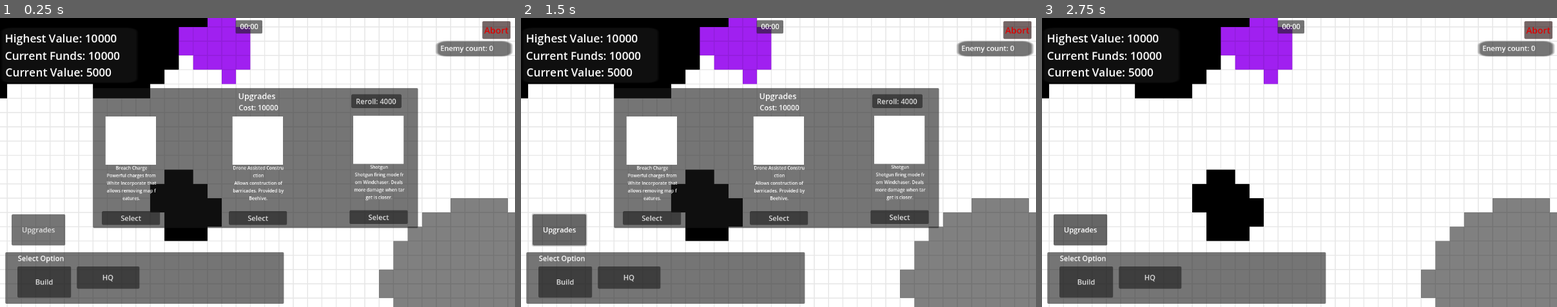
Above: before the commit, frames 1-3 (left to right).
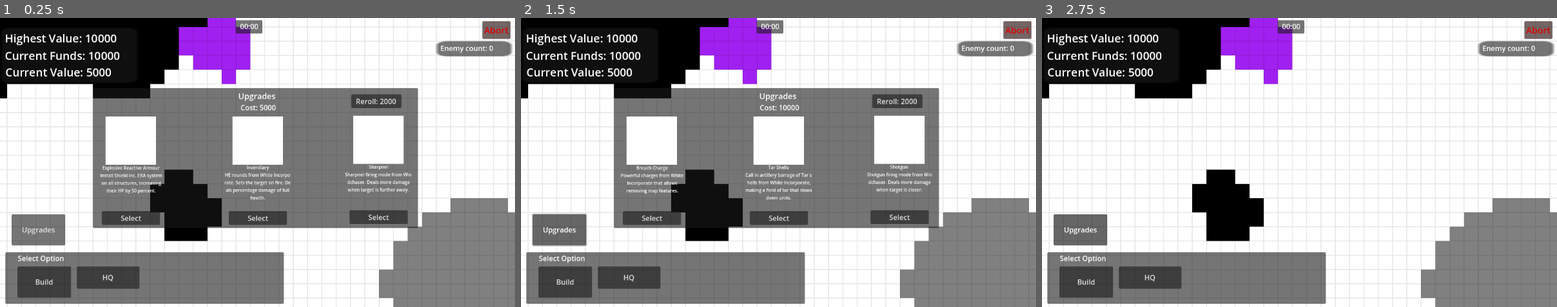
Above: after the commit, the same moments.

Repository: dwlee0802/BusinessTD
Game: Godot game, scene res://Scenes/game.tscn
Same seed, same stepped clock (60 frames per second), same inputs: the game is played once before the commit and once after it.
Inputs:
- Up to frame 1 (0.25 s): no input
- Up to frame 2 (1.5 s): click "Select" at 0.5 s; click "Upgrades" at 1.25 s
- Up to frame 3 (2.75 s): click "Select" at 2 s

The runs differ from the first frame. In frame 1, 1.2% of the frame differs, in the area x 19-80%, y 27-64%; in frame 2, 1.1%; in frame 3, nothing differs.
Error before the commit: Invalid call. Nonexistent function 'ReceiveUpgrades' in base 'Window'. (res://Scenes/UpgradesMenu.gd:82)

Commit message:
Reroll button now functions properly. Adjusted label size to fit description better.

Diff:
--- a/Scenes/UpgradesMenu.gd
+++ b/Scenes/UpgradesMenu.gd
@@ -1,10 +1,9 @@
 extends Control
 
-var upgradeCost: int = 10000
+var upgradeCost: int = 5000
 var upgradeCostUI
 
-var rerollCount: int = 0
-var rerollCost: int = 4000
+var rerollCost: int = 2000
 var rerollButton
 
 var options = [-1, -2, -3, -4]
@@ -22,7 +21,7 @@
 
 
 func _ready():
-	game = get_parent().get_parent().get_parent().get_parent().get_parent()
+	game = get_parent().get_parent().get_parent().get_parent()
 	upgradeCostUI = get_node("Options/CostLabel")
 	rerollButton = get_node("Options/RerollButton")
 	optionsUI = get_node("Options")
@@ -36,8 +35,6 @@
 	upgradesDictionary = parse_json(content_as_text1)
 	companiesDictionary = parse_json(content_as_text2)
 
-	print(upgradesDictionary.Upgrades[0].name)
-
 	GenerateUpgradeOptions()
 	UpdateUI()
 
@@ -50,14 +47,14 @@
 	while amount > 0:
 		amount -= 1
 
-		options[0] = randi_range(0, UPGRADE_COUNT)
-		options[1] = randi_range(0, UPGRADE_COUNT)
+		options[0] = randi_range(0, UPGRADE_COUNT - 1)
+		options[1] = randi_range(0, UPGRADE_COUNT - 1)
 		while options[0] == options[1]:
-			options[1] = randi_range(0, UPGRADE_COUNT)
+			options[1] = randi_range(0, UPGRADE_COUNT - 1)
 
-		options[2] = randi_range(0, UPGRADE_COUNT)
+		options[2] = randi_range(0, UPGRADE_COUNT - 1)
 		while options[0] == options[1] and options[0] == options[2] and options[1] == options[2]:
-			options[2] = randi_range(0, UPGRADE_COUNT)
+			options[2] = randi_range(0, UPGRADE_COUNT - 1)
 
 
 func UpdateUI():
@@ -76,7 +73,18 @@
 
 
 func _on_option_pressed(extra_arg_0):
-	var options = get_node("Options")
-	options.visible = false
+	var optionsUI = get_node("Options")
+	optionsUI.visible = false
 
-	game.ReceiveUpgrades()
+	game.ReceiveUpgrades(options[extra_arg_0])
+
+	upgradeCost *= 2
+
+	GenerateUpgradeOptions()
+	UpdateUI()
+
+
+func _on_reroll_button_pressed():
+	rerollCost *= 2
+	GenerateUpgradeOptions()
+	UpdateUI()
--- a/Scenes/game.gd
+++ b/Scenes/game.gd
@@ -298,8 +298,7 @@
 
 
 func ReceiveUpgrades(upgradeID):
-	if upgradeID == 0:
-		print("Upgrade ", upgradeID, " received.")
+	print("Upgrade ", upgradeID, " received.\n")
 
 
 func UpdateSupply():
--- a/Scenes/game.tscn
+++ b/Scenes/game.tscn
@@ -83,25 +83,53 @@
 
 [node name="Info" type="Label" parent="Camera/CanvasLayer/InGameUI/UpgradesMenu/Options/Option1"]
 layout_mode = 0
-offset_left = 9.0
+offset_left = -9.0
 offset_top = -104.0
-offset_right = 124.0
-offset_bottom = -2.0
+offset_right = 141.0
+offset_bottom = -4.0
+theme_override_font_sizes/font_size = 10
+text = "Tar Barrage
+Call in artillery barrage of Tar shells from White Incorporate, making a field of tar that slows down units."
+horizontal_alignment = 1
+autowrap_mode = 3
+
+[node name="Option2" type="Button" parent="Camera/CanvasLayer/InGameUI/UpgradesMenu/Options"]
+layout_mode = 0
+offset_left = 304.0
+offset_top = 276.0
+offset_right = 434.0
+offset_bottom = 307.0
+text = "Select"
+
+[node name="Icon" type="TextureRect" parent="Camera/CanvasLayer/InGameUI/UpgradesMenu/Options/Option2"]
+layout_mode = 0
+offset_left = 8.0
+offset_top = -212.0
+offset_right = 121.0
+offset_bottom = -104.0
+texture = ExtResource("4_al38i")
+
+[node name="Info" type="Label" parent="Camera/CanvasLayer/InGameUI/UpgradesMenu/Options/Option2"]
+layout_mode = 0
+offset_left = -10.0
+offset_top = -105.0
+offset_right = 140.0
+offset_bottom = -3.0
 theme_override_font_sizes/font_size = 10
 text = "Tar Barrage
 Call in artillery barrage of Tar shells from White Incorporate, making a field of tar that slows down units."
 horizontal_alignment = 1
 autowrap_mode = 1
 
-[node name="Option2" type="Button" parent="Camera/CanvasLayer/InGameUI/UpgradesMenu/Options"]
-layout_mode = 0
-offset_left = 304.0
-offset_top = 276.0
-offset_right = 434.0
-offset_bottom = 307.0
+[node name="Option3" type="Button" parent="Camera/CanvasLayer/InGameUI/UpgradesMenu/Options"]
+layout_mode = 0
+offset_left = 574.0
+offset_top = 274.0
+offset_right = 704.0
+offset_bottom = 305.0
 text = "Select"
 
-[node name="Icon" type="TextureRect" parent="Camera/CanvasLayer/InGameUI/UpgradesMenu/Options/Option2"]
+[node name="Icon" type="TextureRect" parent="Camera/CanvasLayer/InGameUI/UpgradesMenu/Options/Option3"]
 layout_mode = 0
 offset_left = 8.0
 offset_top = -212.0
@@ -109,39 +137,11 @@
 offset_bottom = -104.0
 texture = ExtResource("4_al38i")
 
-[node name="Info" type="Label" parent="Camera/CanvasLayer/InGameUI/UpgradesMenu/Options/Option2"]
-layout_mode = 0
-offset_left = 9.0
+[node name="Info" type="Label" parent="Camera/CanvasLayer/InGameUI/UpgradesMenu/Options/Option3"]
+layout_mode = 0
+offset_left = -10.0
 offset_top = -104.0
-offset_right = 124.0
-offset_bottom = -2.0
-theme_override_font_sizes/font_size = 10
-text = "Tar Barrage
-Call in artillery barrage of Tar shells from White Incorporate, making a field of tar that slows down units."
-horizontal_alignment = 1
-autowrap_mode = 1
-
-[node name="Option3" type="Button" parent="Camera/CanvasLayer/InGameUI/UpgradesMenu/Options"]
-layout_mode = 0
-offset_left = 574.0
-offset_top = 274.0
-offset_right = 704.0
-offset_bottom = 305.0
-text = "Select"
-
-[node name="Icon" type="TextureRect" parent="Camera/CanvasLayer/InGameUI/UpgradesMenu/Options/Option3"]
-layout_mode = 0
-offset_left = 8.0
-offset_top = -212.0
-offset_right = 121.0
-offset_bottom = -104.0
-texture = ExtResource("4_al38i")
-
-[node name="Info" type="Label" parent="Camera/CanvasLayer/InGameUI/UpgradesMenu/Options/Option3"]
-layout_mode = 0
-offset_left = 9.0
-offset_top = -104.0
-offset_right = 124.0
+offset_right = 140.0
 offset_bottom = -2.0
 theme_override_font_sizes/font_size = 10
 text = "Tar Barrage
@@ -514,6 +514,7 @@
 [connection signal="pressed" from="Camera/CanvasLayer/InGameUI/UpgradesMenu/Options/Option3" to="Camera/CanvasLayer/InGameUI/UpgradesMenu" method="_on_option_pressed" binds= [2]]
 [connection signal="mouse_entered" from="Camera/CanvasLayer/InGameUI/UpgradesMenu/Options/RerollButton" to="." method="_on_mouse_entered_ui"]
 [connection signal="mouse_exited" from="Camera/CanvasLayer/InGameUI/UpgradesMenu/Options/RerollButton" to="." method="_on_mouse_exited_ui"]
+[connection signal="pressed" from="Camera/CanvasLayer/InGameUI/UpgradesMenu/Options/RerollButton" to="Camera/CanvasLayer/InGameUI/UpgradesMenu" method="_on_reroll_button_pressed"]
 [connection signal="mouse_entered" from="Camera/CanvasLayer/InGameUI/UpgradesMenu/UpgradesMenuButton" to="." method="_on_mouse_entered_ui"]
 [connection signal="mouse_exited" from="Camera/CanvasLayer/InGameUI/UpgradesMenu/UpgradesMenuButton" to="." method="_on_mouse_exited_ui"]
 [connection signal="pressed" from="Camera/CanvasLayer/InGameUI/UpgradesMenu/UpgradesMenuButton" to="Camera/CanvasLayer/InGameUI/UpgradesMenu" method="_on_upgrades_menu_button_pressed"]
